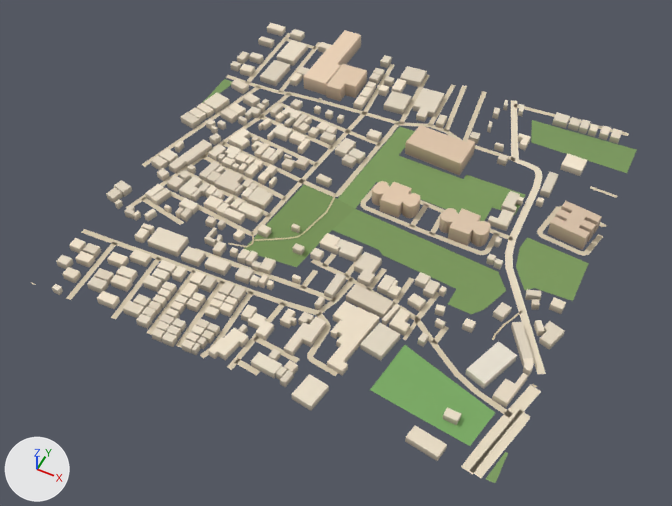
One commit to the glTF model public/assets/bengaluru-region-v1/tiles/t11_16-l0.glb: the scene before it, then after it.
Both versions are drawn from a 50 mm camera at (6051.0, 7591.0, 733.0) aimed at (5745.0, 8203.0, -31.0). Every picture has the same lights, and +X, +Y and +Z are marked at lower left. The picture after the commit comes second. Vertices at exactly the same position are counted once.

The older version as bpy lines, for what is in view:
```python
me_building = bpy.data.meshes.new('building')
me_building.from_pydata(...)  # 2658 vertices, 3429 faces; spans x -6.0..505.0, y -6.0..518.0, z 0.0..18.0
me_building.materials.append(mat_building)
me_ground = bpy.data.meshes.new('ground')
me_ground.from_pydata(...)  # 884 vertices, 802 faces; spans x -3.0..506.0, y -1.0..503.0, z 1.0
me_ground.materials.append(mat_ground)
ob_building = bpy.data.objects.new('building', me_building)
ob_building.location = (5500.0, 8000.0, 0.0)
ob_ground = bpy.data.objects.new('ground', me_ground)
ob_ground.location = (5500.0, 8000.0, 0.0)
```
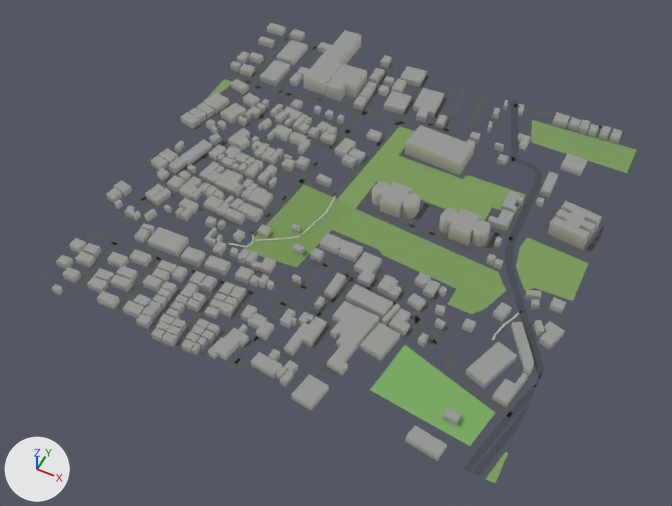
Boxes [x1, y1, x2, y2] around the edits, measured in the pictures (672 x 506 px; the box of a moved part takes in the faces that stretch with it):
```json
{"object": "ground", "change": "reshaped", "before": [31, 33, 637, 483], "after": [33, 33, 641, 483]}
{"part": 1, "of": "me_building", "change": "recoloured", "before": [52, 23, 622, 460], "after": [52, 23, 622, 460], "on screen": "darker"}
{"part": 2, "of": "me_ground", "change": "rebuilt", "before": [471, 409, 531, 478], "after": [463, 415, 514, 472], "on screen": "15% narrower, 17% shorter"}
{"part": 3, "of": "me_ground", "change": "added", "after": [509, 379, 539, 418]}
{"part": 4, "of": "me_ground", "change": "moved or reshaped", "before": [142, 64, 629, 256], "after": [139, 64, 641, 256]}
{"part": 5, "of": "me_ground", "change": "moved or reshaped", "before": [31, 229, 368, 376], "after": [33, 229, 368, 376]}
{"part": 6, "of": "me_ground", "change": "moved or reshaped", "before": [461, 369, 546, 475], "after": [472, 340, 544, 476]}
{"part": 7, "of": "me_ground", "change": "recoloured", "before": [98, 38, 624, 475], "after": [94, 38, 603, 476]}
```

The change, as JSON lines over the scene's bpy script:
```json
{"block": "me_building", "where": "# used by ob_building; location = (5500.0, 8000.0, 0.0)"}
{"op": "remove", "block": "me_building", "code": "me_building.from_pydata(...)  # 2658 vertices, 3429 faces; spans x -6.0..505.0, y -6.0..518.0, z 0.0..18.0"}
{"op": "add", "block": "me_building", "code": "me_building.from_pydata(...)  # 2658 vertices, 4196 faces; spans x -6.0..505.0, y -6.0..518.0, z 0.0..18.0"}
{"block": "me_building", "change": "me_building part 1: 3429 kept faces spanning x -6.0..505.0, y -6.0..518.0, z 0.0..18.0 get new vertex colours"}
{"block": "me_ground", "where": "# used by ob_ground; location = (5500.0, 8000.0, 0.0)"}
{"op": "remove", "block": "me_ground", "code": "me_ground.from_pydata(...)  # 884 vertices, 802 faces; spans x -3.0..506.0, y -1.0..503.0, z 1.0"}
{"op": "add", "block": "me_ground", "code": "me_ground.from_pydata(...)  # 903 vertices, 819 faces; spans x 0.0..500.0, y 0.0..500.0, z 1.0"}
{"block": "me_ground", "change": "me_ground part 2: the loose piece of 10 vertices spanning x 476.0..506.0, y -1.0..80.0, z 1.0 is rebuilt with 8 vertices and now spans x 470.0..493.0, y 0.0..71.0, z 1.0"}
{"block": "me_ground", "change": "me_ground part 3: a new loose piece of 13 vertices spanning x 486.0..500.0, y 69.0..122.0, z 1.0, in mat_ground"}
{"block": "me_ground", "change": "me_ground part 4: 28 vertices moved from x 15.0..503.0, y 269.0..501.0, z 1.0 to x 13.0..500.0, y 261.0..500.0, z 1.0; 23 vertices removed from x -3.0..503.0, y 197.0..503.0, z 1.0; 24 vertices added at x 0.0..500.0, y 186.0..500.0, z 1.0"}
{"block": "me_ground", "change": "me_ground part 5: 13 vertices moved from x 40.0..293.0, y 1.0..154.0, z 1.0 to x 40.0..298.0, y 0.0..154.0, z 1.0; 17 vertices removed from x -3.0..299.0, y -1.0..87.0, z 1.0; 21 vertices added at x 0.0..300.0, y 0.0..87.0, z 1.0"}
{"block": "me_ground", "change": "me_ground part 6: 7 vertices moved from x 468.0..503.0, y -1.0..128.0, z 1.0 to x 478.0..500.0, y 0.0..119.0, z 1.0; 8 vertices removed from x 474.0..506.0, y 34.0..110.0, z 1.0; 11 vertices added at x 496.0..500.0, y 60.0..134.0, z 1.0"}
{"block": "me_ground", "change": "me_ground part 7: 457 kept faces spanning x 0.0..500.0, y 0.0..500.0, z 1.0 get new vertex colours; the middle colour goes from beige #d7c9ae to dark grey #535556"}
```
